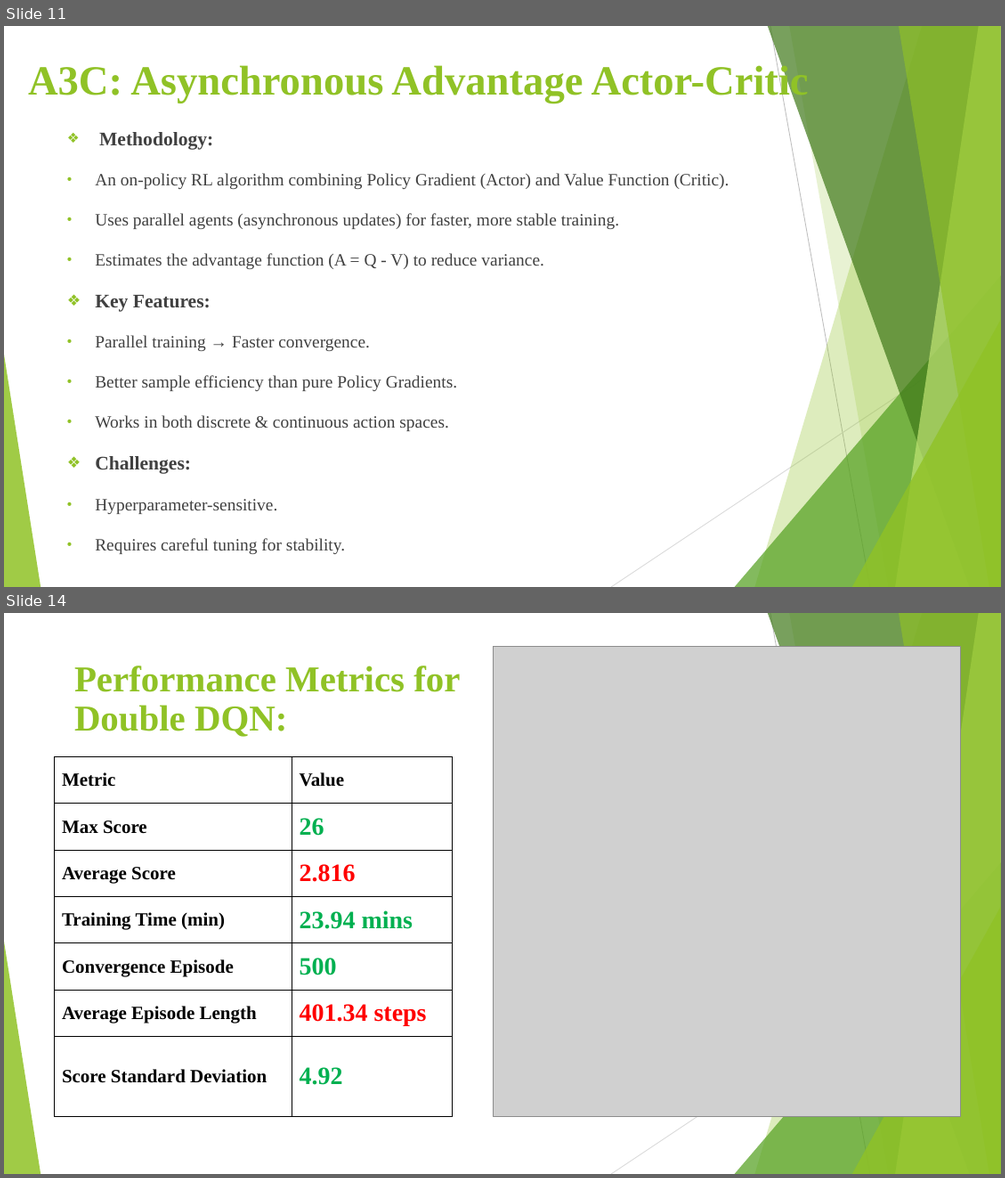
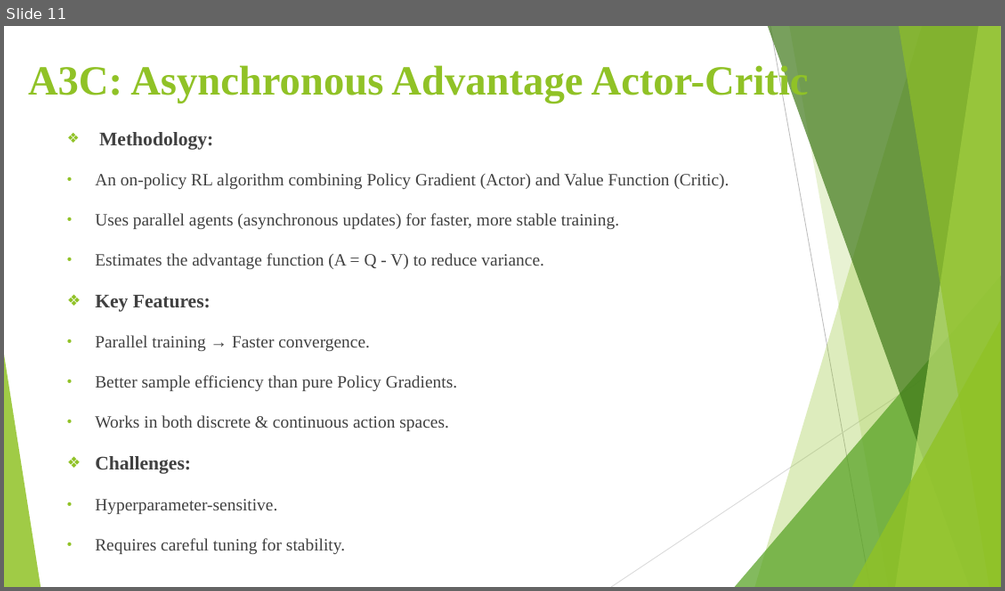
Before and after one commit to Harika2403/Intro-to-AI-Semester-Project, a slide deck: AI Project PPT.pptx. Shown one above the other, each under a label of ours: slides 11 and 14 before the commit, slide 11 after it; the slides between them are not shown. The pictures are 1005x1178 and 1005x591 pixels, drawn with LibreOffice and Linux fonts; fonts in the diff are those of the drawing; grey boxes stand for pictures. Boxes give left, top, right and bottom in pixels: in the first picture for what was removed or moved away, otherwise in the second. Text is boxed around its words. In the diff, an @@ line names an element or a change of style, - is before the commit and + after.

```diff
--- a/AI Project PPT.pptx
+++ b/AI Project PPT.pptx
@@ slide 14 removed at bbox=[4, 613, 1001, 1174], background #FFFFFF; not listed: 10 template elements that a slide beside it also shows @@
@@ text removed at bbox=[74, 666, 460, 737] @@
-Performance Metrics for Double DQN:
@@ picture removed at bbox=[493, 647, 961, 1116] @@
@@ table removed at bbox=[54, 756, 452, 1116], 7 rows, 2 columns @@
-Metric | Value
-Max Score | 26
-Average Score | 2.816
-Training Time (min) | 23.94 mins
-Convergence Episode | 500
-Average Episode Length | 401.34 steps
-Score Standard Deviation | 4.92
```
Also in this commit, not shown: 9 slides changed, 1 slide added, 10 other slides removed.
